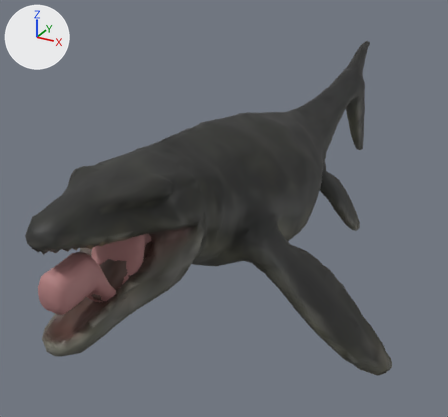
What one commit did to the glTF model public/assets/triassic/creatures/mosasaurus.puppet.glb.
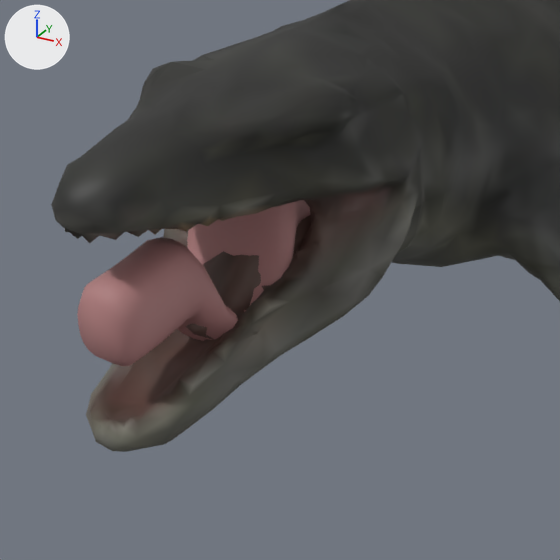
There are two pictures of each version: one whole from a 50 mm camera at (1.94, -3.76, 1.74) aimed at (-0.28, 0.27, -0.28), one close up on the part from 0% to 61% of the width and 33% to 98% of the height. The lights are fixed; the arrows at upper left show +X, +Y and +Z. The last two pictures show the newer version. Vertices at exactly the same position are counted once.

Names of what the first close-up shows: 'Mosasaurus procedural volume twin', 'Mosasaurus procedural volume twin lower jaw', 'Oral cavity lining'.
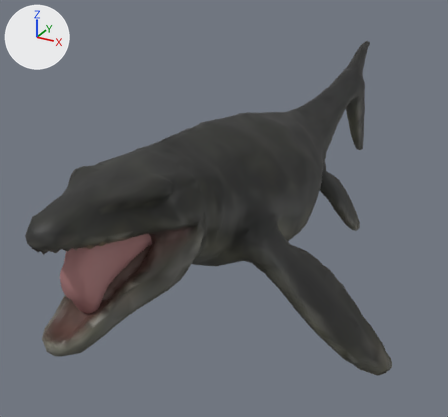
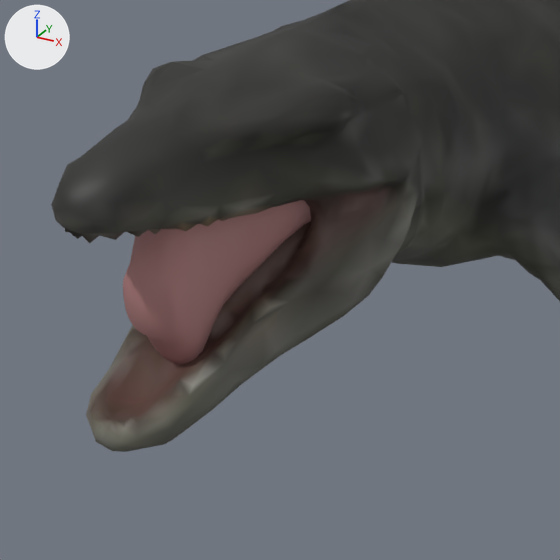
Boxes (x1, y1, x2, y2) around the edits, measured in the close-ups (560 x 560 px; the box of a moved part takes in the faces that stretch with it):
'Oral cavity lining', reshaped (19% narrower)
    before: (77, 200, 310, 366)
    after: (123, 200, 311, 365)
part 1 of me_tripo_mesh_27a0a871_835d_43b7_ac9b_8a70683a69e1_004, moved or reshaped
    before: (167, 212, 355, 373)
    after: (132, 211, 355, 373)

The change in detail:
me_tripo_mesh_27a0a871_835d_43b7_ac9b_8a70683a69e1_004 is used by ob_mosasaurus_procedural_volume_twin_lower_jaw; location (0.0, 0.0, 0.0).
me_tripo_mesh_27a0a871_835d_43b7_ac9b_8a70683a69e1_004 had 485 vertices, 789 faces and spanned x -0.381..0.351, y -1.987..-1.051, z -0.178..0.259.
me_tripo_mesh_27a0a871_835d_43b7_ac9b_8a70683a69e1_004 now has 466 vertices, 832 faces and spans x -0.381..0.351, y -1.987..-1.051, z -0.178..0.259.
me_tripo_mesh_27a0a871_835d_43b7_ac9b_8a70683a69e1_004 part 1: 14 vertices moved from x -0.278..0.238, y -1.57..-1.323, z -0.008..0.259 to x -0.278..0.238, y -1.558..-1.323, z 0.006..0.259; 84 vertices removed from x -0.286..0.266, y -1.608..-1.342, z -0.01..0.254; 65 vertices added at x -0.283..0.253, y -1.601..-1.321, z -0.007..0.259.
me_oral_cavity_lining is used by ob_oral_cavity_lining; location (0.0, 0.0, 0.0).
me_oral_cavity_lining had 720 vertices, 1436 faces and spanned x -0.197..0.148, y -1.941..-0.941, z -0.073..0.371.
me_oral_cavity_lining now has 720 vertices, 1436 faces and spans x -0.222..0.185, y -1.781..-0.941, z -0.077..0.412.
me_oral_cavity_lining part 2: 720 of 720 vertices moved; they spanned x -0.197..0.148, y -1.941..-0.941, z -0.073..0.371 and now span x -0.222..0.185, y -1.781..-0.941, z -0.077..0.412; mean shift (-0.001, 0.08, 0.049).
